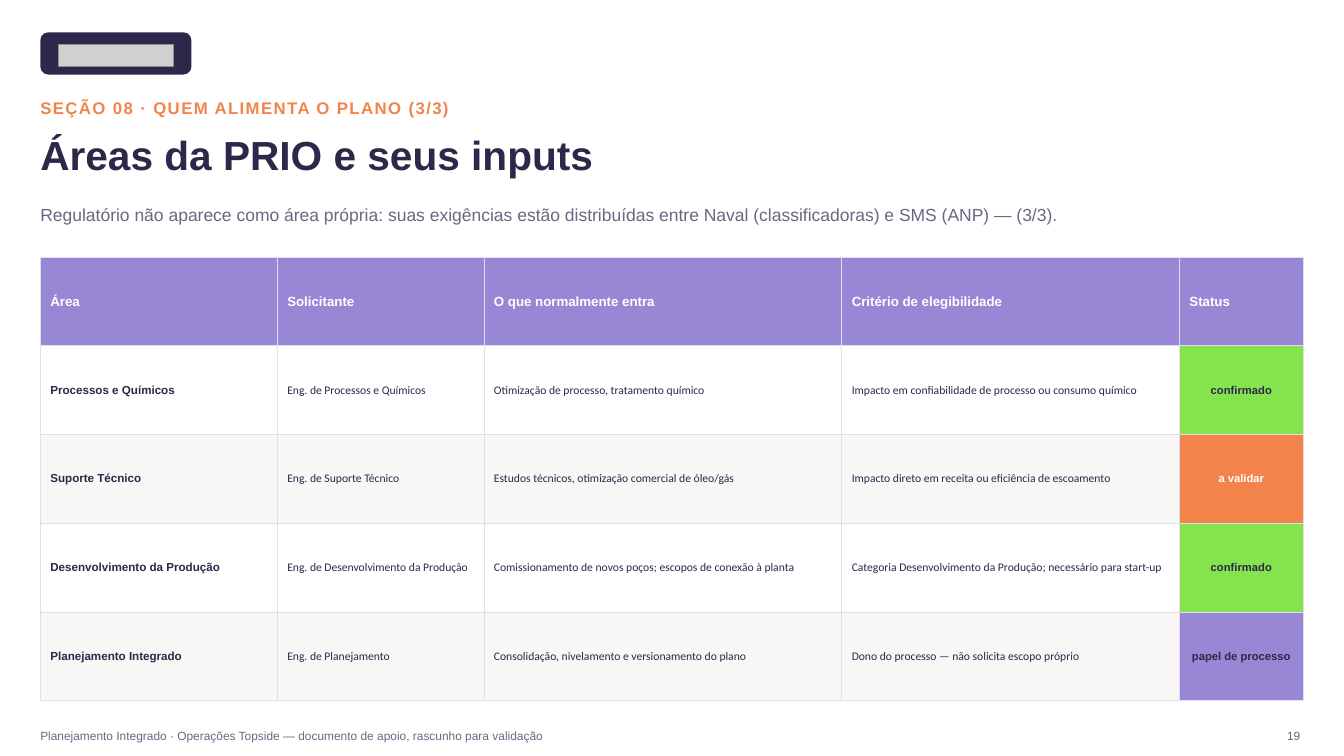
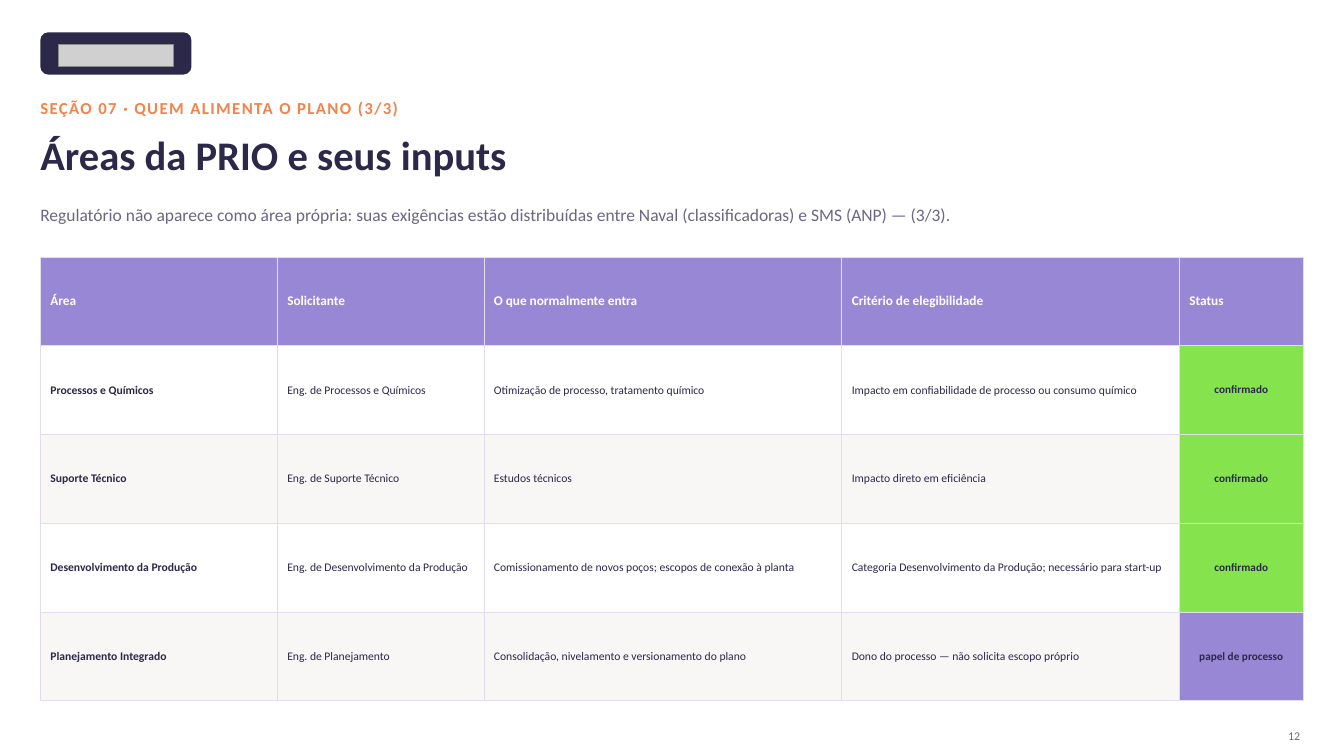
Before and after one commit to LucasRibaas/Planejamento, a slide deck: slide 13 of Planejamento_Integrado_Operacoes_Topside.pptx (slide 20 before the commit). Drawn at 1344x756 pixels with LibreOffice and Linux fonts; fonts in the diff are those of the drawing; grey boxes stand for pictures. Boxes give left, top, right and bottom in pixels: in the first picture for what was removed or moved away, otherwise in the second. Text is boxed around its words. In the diff, an @@ line names an element or a change of style, - is before the commit and + after.

```diff
--- a/Planejamento_Integrado_Operacoes_Topside.pptx
+++ b/Planejamento_Integrado_Operacoes_Topside.pptx
@@ text at box(40, 101, 398, 117): text changed; font Arial to Calibri @@
-SEÇÃO 08 · QUEM ALIMENTA O PLANO (3/3)
+SEÇÃO 07 · QUEM ALIMENTA O PLANO (3/3)
@@ text "Áreas da PRIO e seus ..." at box(40, 137, 507, 177): font Arial to Calibri @@
@@ text "Regulatório não aparece como área ..." at box(40, 208, 950, 224): font Arial to Calibri @@
@@ table at box(40, 257, 1304, 701) @@
-row 3: Suporte Técnico | Eng. de Suporte Técnico | Estudos técnicos, otimização comercial de óleo/gás | Impacto direto em receita ou eficiência de escoamento | a validar
+row 3: Suporte Técnico | Eng. de Suporte Técnico | Estudos técnicos | Impacto direto em eficiência | confirmado
@@ fill #F2834B to #85E34D in row 3, column 5 @@
@@ font Arial to Calibri in "Área", "Solicitante", "O que normalmente entra", "Critério de elegibilidade" and 8 more places @@
@@ text removed at box(40, 731, 542, 743) @@
-Planejamento Integrado · Operações Topside — documento de apoio, rascunho para validação
@@ text at box(1288, 732, 1300, 740): text changed; font Arial to Calibri @@
-19
+12
```
Also in this commit, not shown: 17 other slides changed, 5 slides added, 8 slides removed, 1 other file.
